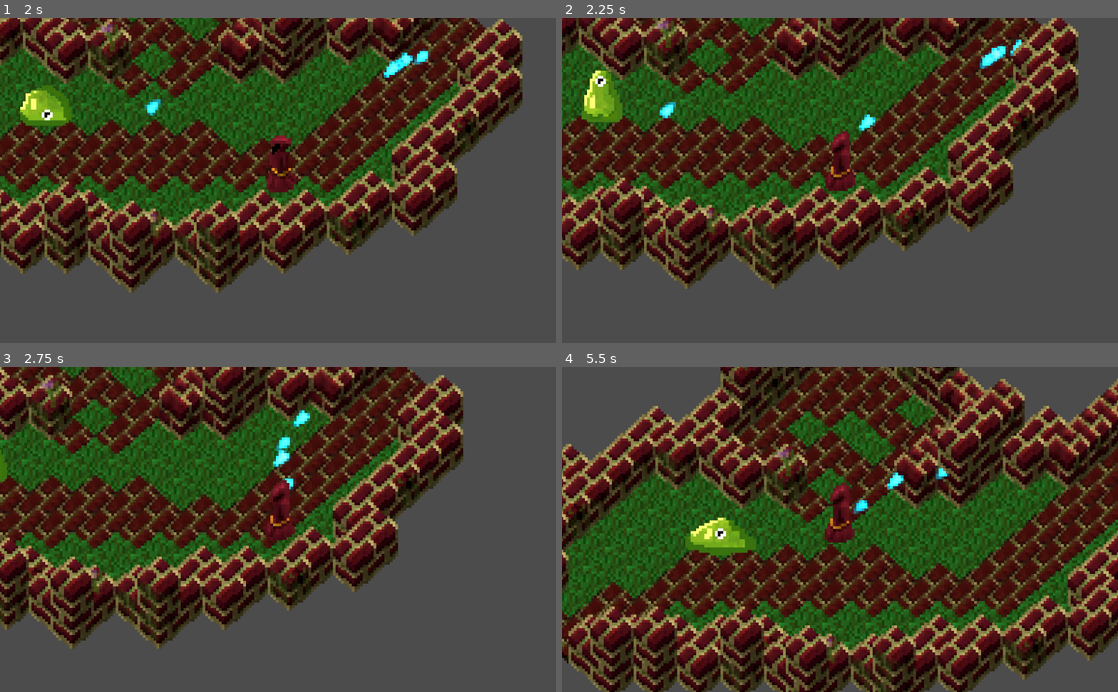
Above: before the commit, frames 1-4 (two rows, left to right).
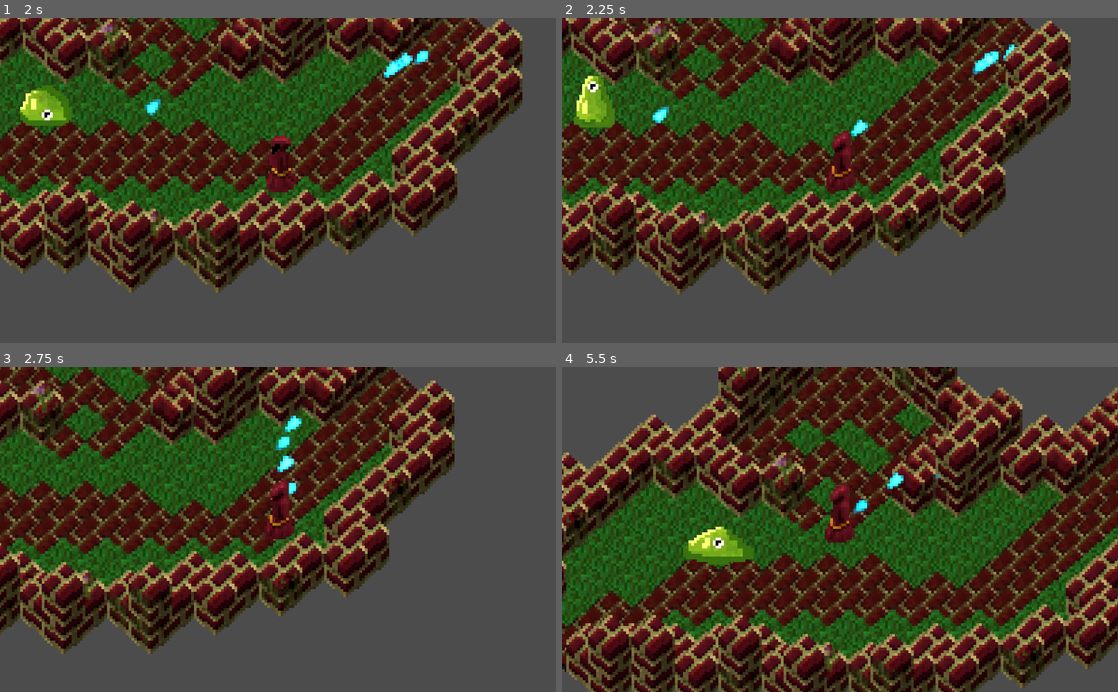
Above: after the commit, the same moments.

Repository: blue-voxel/ld43
Game: Godot game, scene res://instantiable/maps/diamondTiles.tscn
Same seed, same stepped clock (60 frames per second), same inputs: the game is played once before the commit and once after it.
Inputs (mouse positions are in pixels of both pictures, inside the frame that each line leads up to):
- Up to frame 1 (2 s): move the mouse to (400, 164) at 0.52 s; press the mouse at (400, 164) at 0.53 s; hold Right (ui_right) 0.53-1.28 s; move the mouse to (166, 196) at 1.27 s; release the mouse at (166, 196) at 1.28 s; hold Down (ui_down) from 1.28 s (still down); click (166, 196) at 1.35 s
- Up to frame 2 (2.25 s): move the mouse to (895, 109) at 2.02 s; release Down (ui_down) at 2.03 s; press the mouse at (895, 109) at 2.03 s; hold Right (ui_right) from 2.03 s (still down)
- Up to frame 3 (2.75 s): keep holding Right (ui_right)
- Up to frame 4 (5.5 s): move the mouse to (812, 594) at 2.77 s; release Right (ui_right) at 2.78 s; release the mouse at (812, 594) at 2.78 s; hold Up (ui_up) 2.78-3.53 s; click (812, 594) at 2.85 s; move the mouse to (1006, 578) at 3.52 s; press the mouse at (1006, 578) at 3.53 s; hold Left (ui_left) 3.53-5.03 s; move the mouse to (673, 480) at 4.27 s; release the mouse at (673, 480) at 4.28 s; click (673, 480) at 4.35 s; move the mouse to (867, 529) at 5.02 s; press the mouse at (867, 529) at 5.03 s; hold Down (ui_down) from 5.03 s (still down)

Frame 1 is identical in both runs. In frame 2, 34% of the frame differs, in the area x 0-93%, y 0-86%; in frame 3, 33%; in frame 4, 62%, in the area x 0-100%, y 0-100%.

Commit message:
minor changes
fixed 'stickyness' with movement, removed an unused function from _Projectile and added a small drag margin on the camera to reduce the jittering of the floor layer when moving (it only partially helped)

Diff:
--- a/instantiable/maps/diamondTiles.tscn
+++ b/instantiable/maps/diamondTiles.tscn
@@ -15,10 +15,10 @@
 [node name="Camera2D" type="Camera2D" parent="."]
 current = true
 zoom = Vector2( 0.2, 0.2 )
-drag_margin_left = 0.0
-drag_margin_top = 0.0
-drag_margin_right = 0.0
-drag_margin_bottom = 0.0
+drag_margin_left = 0.01
+drag_margin_top = 0.01
+drag_margin_right = 0.01
+drag_margin_bottom = 0.01
 script = ExtResource( 1 )
 trgt = NodePath("../level1/Wizard")
 
--- a/script/area2d/_Projectile.gd
+++ b/script/area2d/_Projectile.gd
@@ -14,18 +14,12 @@
 	var hits = get_overlapping_bodies()
 	if (	0 < len(hits) and\
 			utils.bodies_share_layer(self, hits[0])):
-		on_hit(hits[0])
+		_on_hit(hits[0])
 	position += transpose * delta
 
 
-func on_hit(body):
+func _on_hit(body):
 	die()
 
 func die():
 	queue_free()
-
-func damage(amount):
-	die()
-
-func _on_hit(body):
-	pass # replace with function body
--- a/script/kb2d/_SimpleMove.gd
+++ b/script/kb2d/_SimpleMove.gd
@@ -16,7 +16,7 @@
     else:
         vel = target
 
-    move_and_slide(vel)
+    vel = move_and_slide(vel)
 
 func _ready():
 	pass
